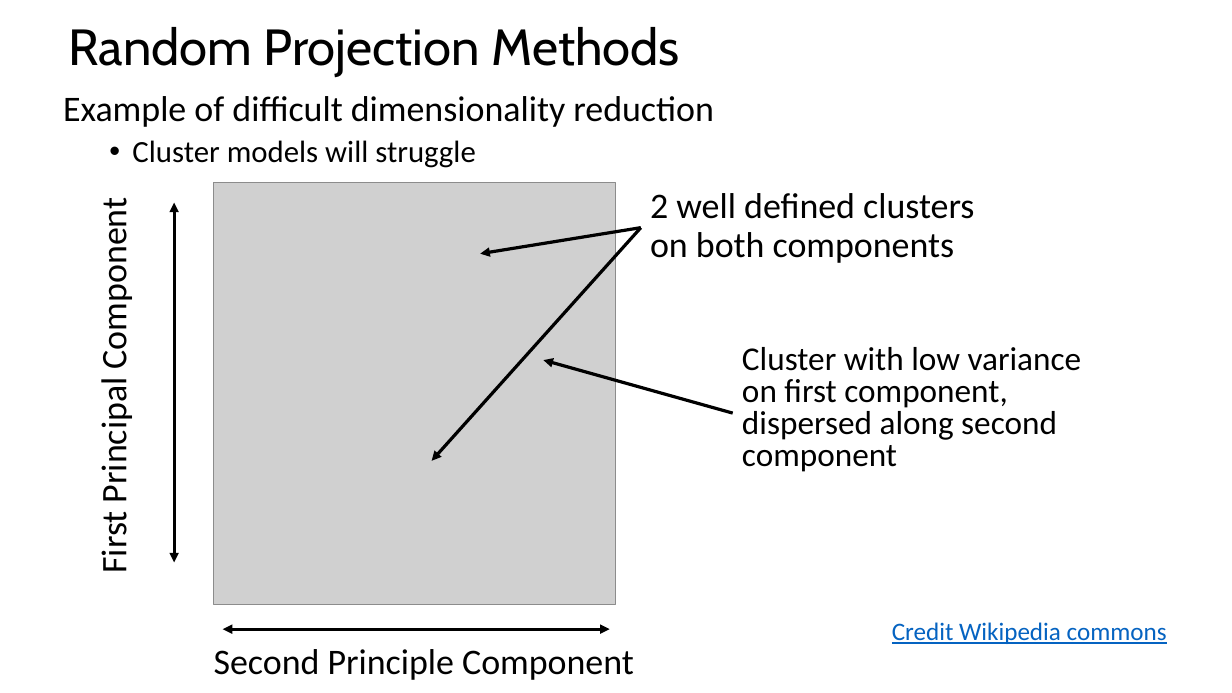
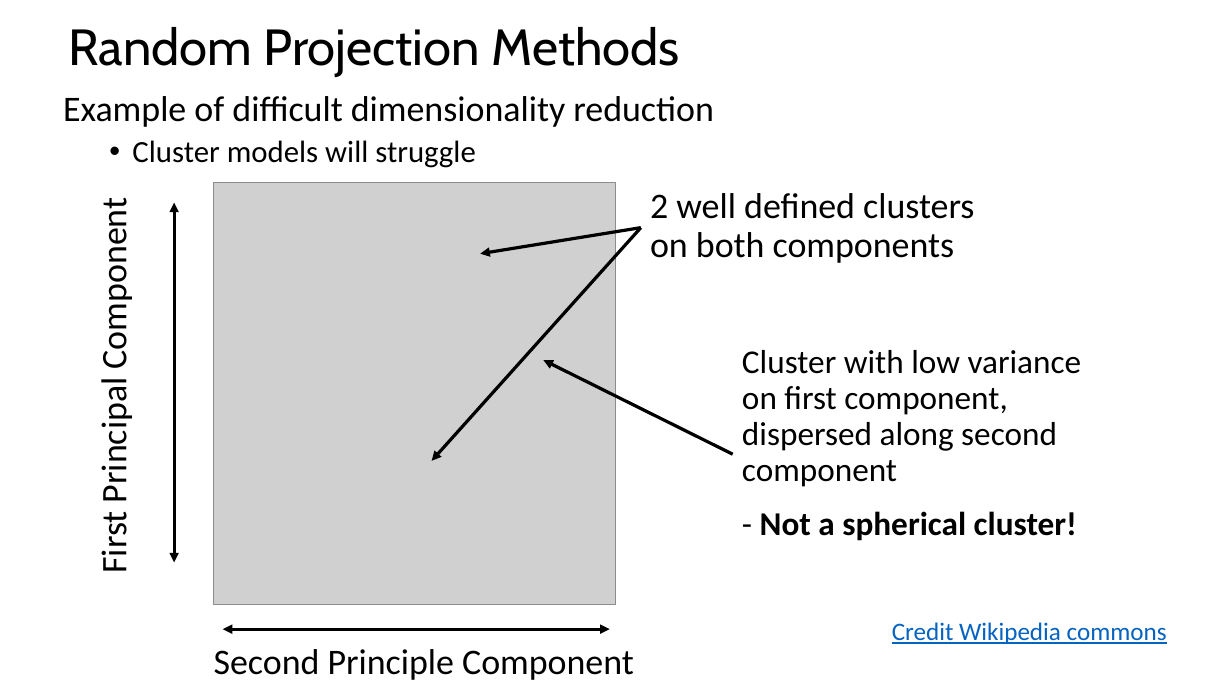
Before and after one commit to StephenElston/CSCI-E-108, a slide deck: slide 15 of slides/10_DimensionalityReduction_Part2.pptx (slide 16 before the commit). Drawn at 1232x693 pixels with LibreOffice and Linux fonts; fonts in the diff are those of the drawing; grey boxes stand for pictures. Boxes give left, top, right and bottom in pixels: in the first picture for what was removed or moved away, otherwise in the second. Text is boxed around its words. In the diff, an @@ line names an element or a change of style, - is before the commit and + after.

```diff
--- a/slides/10_DimensionalityReduction_Part2.pptx
+++ b/slides/10_DimensionalityReduction_Part2.pptx
@@ text at (x1=742, y1=350, x2=1082, y2=487): line spacing 0.8 to 0.9 @@
@@ arrow moved from (733, 413) - (543, 360) to (733, 455) - (543, 360) @@
@@ text at (x1=760, y1=511, x2=1077, y2=541): paragraph added @@
+- Not a spherical cluster!
```
Also in this commit, not shown: 7 other slides changed, 6 slides added.
